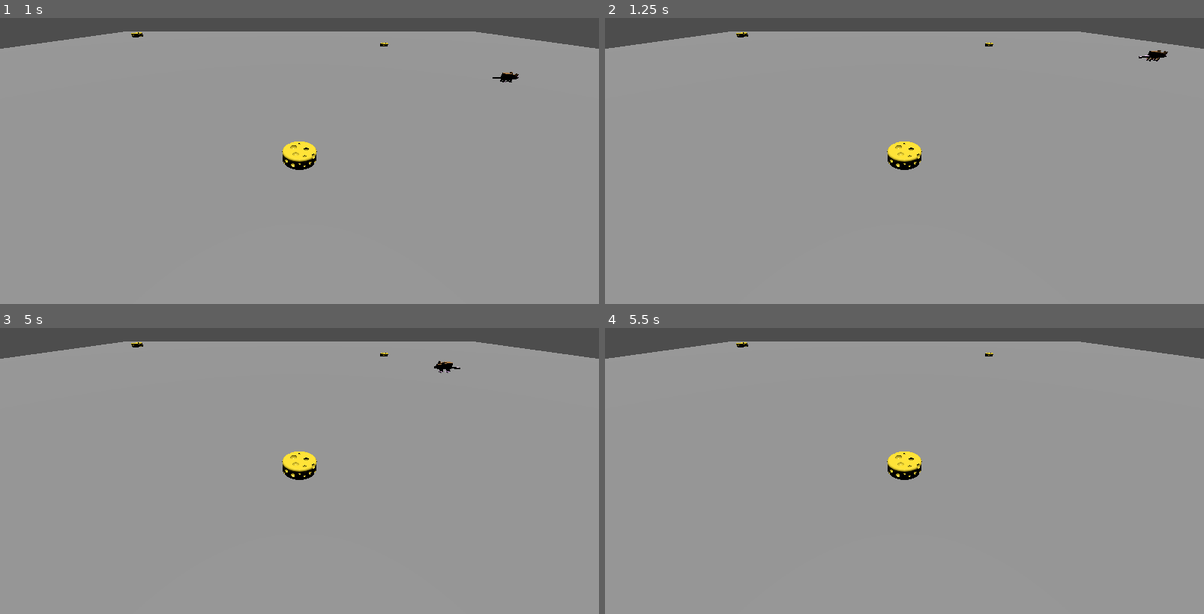
Above: before the commit, frames 1-4 (two rows, left to right).
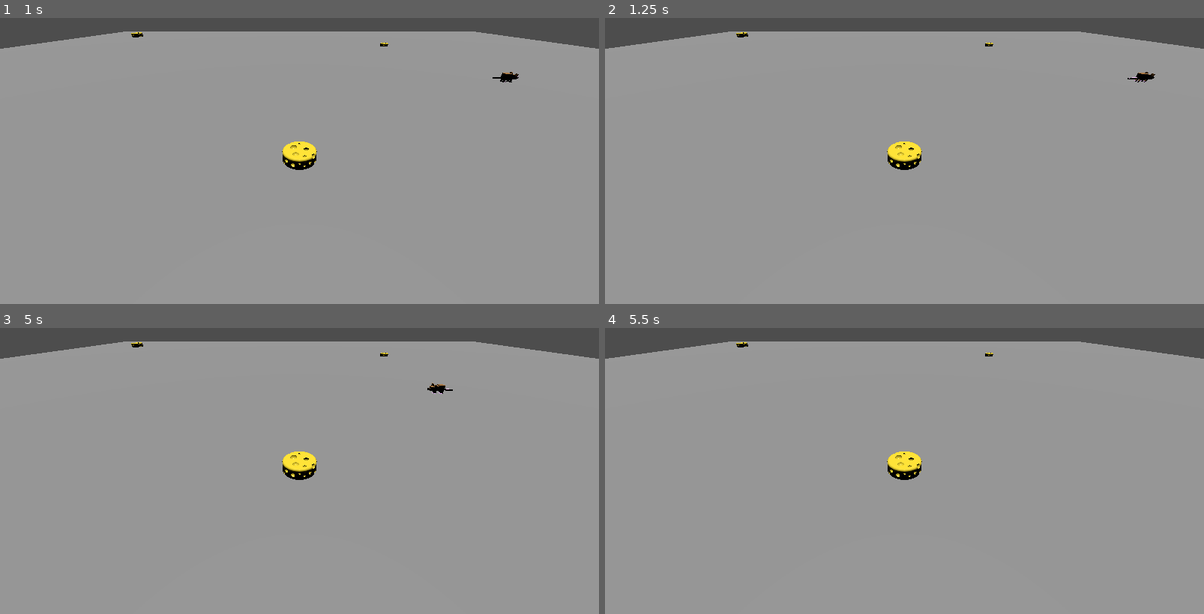
Above: after the commit, the same moments.

Repository: toemaas/Ratlike
Game: Godot game, scene res://testing_grounds.tscn
Two runs of this game, one before a commit and one after it. Both use one fixed random seed, a clock stepped at 60 frames per second and the inputs below. The project has no main scene, so this scene is started directly.
Inputs:
- Up to frame 1 (1 s): tap Enter at 0.5 s; hold D (move_right) from 0.53 s (still down); tap R (roll) at 0.6 s; tap Space (jump) at 0.77, 0.8 s
- Up to frame 2 (1.25 s): keep holding D (move_right); tap Space (jump) at 1.07 s
- Up to frame 3 (5 s): release D (move_right) at 1.28 s; hold S (move_back) 1.28-2.03 s; tap Space (jump) at 1.35, 1.52, 1.82, 2, 2.3, 3.02, 3.32, 3.5, 3.6, 3.77, 4.07, 4.52, 4.82 s; tap R (roll) at 1.55, 2.1, 2.85, 4.35 s; hold D (move_right) 2.03-2.78 s; tap Enter at 2.75, 4.25 s; hold W (move_forward) 2.78-3.53 s; hold A (move_left) from 3.53 s (still down)
- Up to frame 4 (5.5 s): release A (move_left) at 5.03 s; hold S (move_back) from 5.03 s (still down); tap R (roll) at 5.1 s; tap Space (jump) at 5.3 s

Frame 1 is identical in both runs. In frame 2, 0.2% of the frame differs, in the area x 87-94%, y 11-23%; in frame 3, 0.2%; in frame 4, nothing differs.

Commit message:
Refactored player script. Documentation is now present and we are now able to do some playtesting on the movement capabilities of the player.

Diff:
--- a/ratlike_godot_project/player.gd
+++ b/ratlike_godot_project/player.gd
@@ -1,84 +1,94 @@
 extends CharacterBody3D
 
-# How fast the player moves in m/s
+"""
+	Player script.
+
+	This script houses the logic for our player which includes signal handling,
+	movement, and animation.
+
+	Exported variables are variables which can be modified in the 'Inspector'
+	window on the right hand side when viewing a Player node in the 3D scene.
+
+	Any variable which is not exported is not meant to be modified outside of
+	'Inspector' window.
+"""
+
+# ---------------- EXPORTED GLOBAL VARIABLES (DEFAULTS)
 @export var speed = 14
-# The downward accel when in the air, in m/s^2
 @export var fall_acceleration = 75
-# jump intensity
 @export var jump_impulse = 20
-# jump limit
 @export var max_jumps = 2
-# consecutive jump intensity
-var consec_jump_impulse = jump_impulse / 2
-# rolling speed
 @export var roll_strength = 150
-# roll length
 @export var roll_duration = 0.5
-# roll gravity
-var roll_gravity = fall_acceleration * 0.3
 
-# jump count
-var jumped = 0
-# rolling flag, default false
-var rolling = false
-# roll direction
-var roll_direction = Vector3.ZERO
-
-@onready
+# ---------------- GLOBAL VARIABLES
+var consec_jump_impulse = jump_impulse / 2 # lowers jump intensity after initial jump
+var roll_gravity = fall_acceleration * 0.3 # lowers gravity during roll
+var jumped = 0 # counts how many times player has jumped
+var rolling = false # flag for when player is actively rolling
+var roll_direction = Vector3.ZERO # maintain direction when rolling
+@onready # animation_player must be set when Player is first created
 var animation_player = $Pivot/RatModelDraft1Brown/AnimationPlayer
-
 var target_velocity = Vector3.ZERO
 
+"""
+	_physics_process is called every frame while the node is in the active
+	scene tree. If the node is not in the scene tree, this function will
+	not be called.
+
+	@param delta	used to synchronize physics frames by maintaining the
+					relative time between frames
+"""
 func _physics_process(delta):
-	# We create a local variable to store the input direction.
+	# ---------------- MOVEMENT INPUT
 	var direction = Vector3.ZERO
 
-	# check for roll input
-	if Input.is_action_just_pressed("roll") and not rolling:
+	if Input.is_action_just_pressed("roll"):
 		roll()
+	if Input.is_action_pressed("move_right"):
+		direction.x += 1
+	if Input.is_action_pressed("move_left"):
+		direction.x -= 1
+	if Input.is_action_pressed("move_back"):
+		direction.z += 1
+	if Input.is_action_pressed("move_forward"):
+		direction.z -= 1
 
-	# We check for each move input and update the direction accordingly
-	if rolling:
+	# ---------------- APPLYING MOVEMENT
+	if direction != Vector3.ZERO and not rolling: # player is moving
+		direction = direction.normalized()
+		$Pivot.basis = Basis.looking_at(direction)
+		animation_player.play("WalkCycle")
+	else: # player is idle
+		animation_player.stop()
+
+	# apply gravity if in air
+	if not is_on_floor() and not rolling:
+		target_velocity.y = target_velocity.y - (fall_acceleration * delta)
+	elif not is_on_floor() and rolling:
+		velocity.y -= roll_gravity * delta
+
+	# set player movement (node velocity vector)
+	if not rolling: # player is walking
+		target_velocity.x = (direction.x * speed)
+		target_velocity.z = (direction.z * speed)
+		velocity = target_velocity
+	else: # player is rolling
+		# roll has adjusted gravity, first capture y vector and then update velocity
 		var y_val = velocity.y
 		velocity = roll_direction * roll_strength * $RollCooldown.time_left
 		velocity.y = -abs(y_val)
-		if not is_on_floor():
-			velocity.y = velocity.y - (roll_gravity * delta)
-	else:
-		if Input.is_action_pressed("move_right"):
-			direction.x += 1
-		if Input.is_action_pressed("move_left"):
-			direction.x -= 1
-		if Input.is_action_pressed("move_back"):
-			direction.z += 1
-		if Input.is_action_pressed("move_forward"):
-			direction.z -= 1
 
-	# normalization
-	if direction != Vector3.ZERO:
-		direction = direction.normalized()
-		#$Pivot.look_at(global_transform.origin + direction, Vector3.UP)
-		$Pivot.basis = Basis.looking_at(direction)
+	"""
+		Jump logic is a little weird. The variables max_jumps and jumped are
+		acting as counters and the jump impulse is different depending on their
+		states.
 
-	else:
-		animation_player.stop()
-
-	# Vertical velocity
-	if not is_on_floor(): # If in the air, fall towards floor.
-		target_velocity.y = target_velocity.y - (fall_acceleration * delta)
-
-	# Ground velocity
-	if not rolling:
-		target_velocity.x = (direction.x * speed) + (roll_strength * $RollCooldown.time_left)
-		target_velocity.z = (direction.z * speed) + (roll_strength * $RollCooldown.time_left)
-		# move
-		velocity = target_velocity
-		animation_player.play("WalkCycle")
-
-	#if is_on_floor() and Input.is_action_just_pressed("jump"):
-		#target_velocity.y = jump_impulse
-
-	if max_jumps > 1 and Input.is_action_just_pressed("jump"):
+		Whenever we jump we add 1 to jumped and then remove 1 from max_jumps.
+		These counters get updated every frame in the last if function of
+		_physics_process(...).
+	"""
+	if max_jumps > 1 and Input.is_action_just_pressed("jump") and not rolling:
 		if jumped == 0:
 			target_velocity.y = jump_impulse
 		else:
@@ -86,20 +96,39 @@
 		jumped += 1
 		max_jumps -= 1
 
+	# finish process and move player node
 	move_and_slide()
 
+	# update global variables
 	if is_on_floor():
 		max_jumps += jumped
 		jumped = 0
 
+"""
+	When RollCooldown times out, the timeout signal is sent to this
+	function and lowers the flag for rolling and resets the velocity
+	vector to 0.
+"""
 func _on_roll_cooldown_timeout():
 	rolling = false
 	velocity = Vector3.ZERO
 
+"""
+	roll() handles the logic for rolling and raises the rolling flag.
+
+	The logic here is using a Timer node to create a smooth roll and
+	temporarily lock movement in place.
+
+	Extra feature—roll cancellation. If roll is activated while roll
+	is already active, it will stop rolling instantly.
+
+	TODO: change roll cancellation to jump input and not roll input
+"""
 func roll():
 	if $RollCooldown.time_left != 0:
 		$RollCooldown.stop()
 		_on_roll_cooldown_timeout()
+		print("roll cancelled")
 		return
 	$RollCooldown.start(roll_duration)
 	rolling = true
